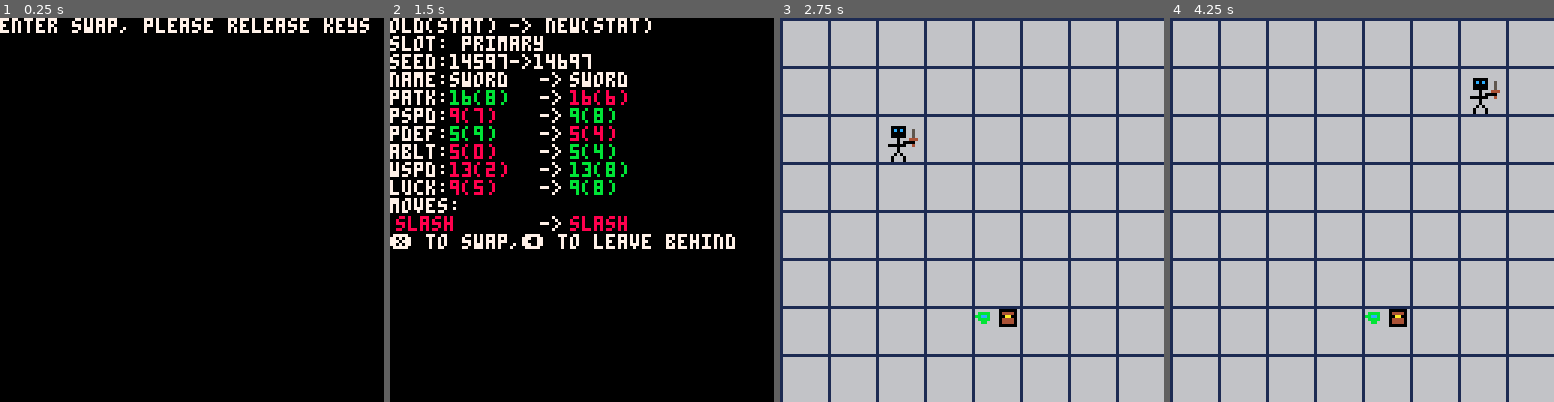
Above: before the commit, frames 1-4 (left to right).
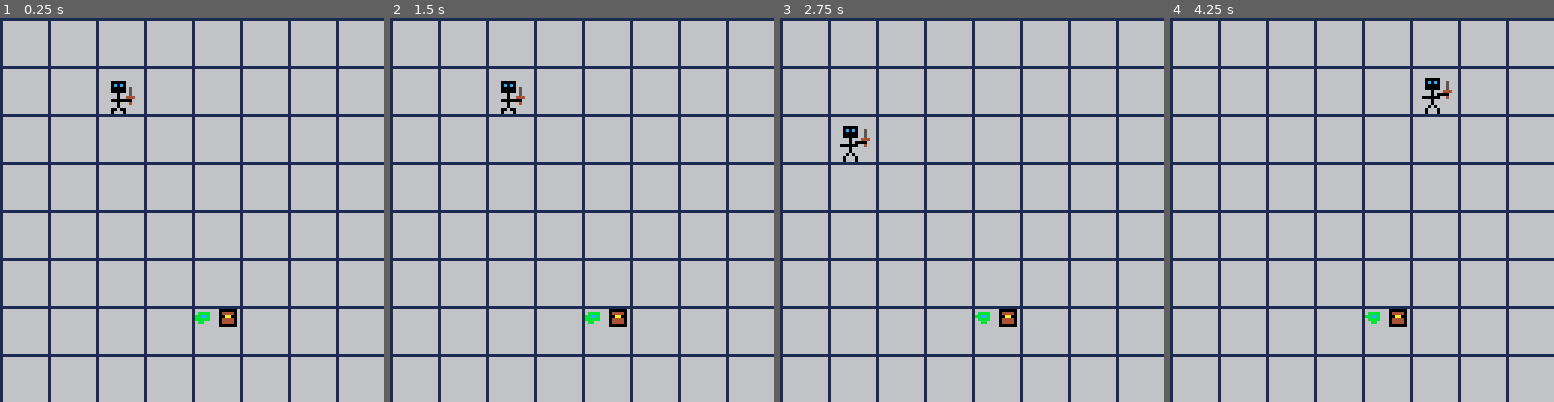
Above: after the commit, the same moments.

Repository: ash2q/into_madness
Game: PICO-8 cartridge into_madness.p8
Two runs of this game, one before a commit and one after it. Both use one fixed random seed, a clock stepped at 60 frames per second and the inputs below.
Inputs:
- Up to frame 1 (0.25 s): no input
- Up to frame 2 (1.5 s): tap O (Z key) at 0.33, 0.7, 1.43 s; tap X (X key) at 1.07 s
- Up to frame 3 (2.75 s): hold Left 1.97-2.37 s; tap X (X key) at 2.07, 2.4, 2.73 s; tap O (Z key) at 2.22 s; hold Down from 2.42 s (still down)
- Up to frame 4 (4.25 s): release Down at 2.82 s; hold Right 2.87-3.53 s; tap X (X key) every 0.33 s from 3.07 to 4.07 s; tap O (Z key) at 3.1, 3.98 s; hold Up 3.58-4.08 s; hold Right from 4.13 s (still down)

The runs differ from the first frame. In frame 1, 100% of the frame differs, in the area x 0-100%, y 0-100%; in frame 2, 100%; in frame 3, 0.6%; in frame 4, 0.6%.

Commit message:
implement dial HUD

Diff:
--- a/into_madness.p8
+++ b/into_madness.p8
@@ -81,10 +81,10 @@
 	local sword=gen_sword(20)
 	equip(p1,sword)
 	rebuild_player(p1)
-	sword=gen_sword(20)
+	--sword=gen_sword(20)
 	r=gen_sword(40)
 	tb_spawn_gear(r,4,6)
-	trigger_swap(sword)
+	--trigger_swap(sword)
 end
 
 
@@ -560,7 +560,8 @@
 	--mapped to 🅾️ in act mode
 	z_action={},
 	atk_mode=true,
-	idle=20
+	idle=20,
+	acts={}
 }
 
 int_warrior={
@@ -891,7 +892,9 @@
 	end
 	draw_swings()
 	sanity_distortion()
-
+	if dial_display then
+		draw_dial()
+	end
 
 	c_clean_enemies()
 	if #c_entities==1 then
@@ -954,9 +957,16 @@
 	if btn(3) then
 		yvel=p1.speed
 	end
-	if btnp(4) then
+	if btn(4) then
 		--menu (actions)
-
+		dial_display=true
+		if btn(⬅️) then
+		elseif btn(➡️) then
+		elseif btn(⬆️) then
+		elseif btn(⬇️) then
+		end
+	else
+		dial_display=false
 	end
 	if btnp(5) then
 		--primary
@@ -1256,6 +1266,63 @@
 		col)
 end
 
+function draw_dial()
+	local c=anim_c%3
+	--up
+	local a=p1.acts[1]
+	local t="[empty]"
+	if a!=nil then
+		t=p1.acts[1].name
+	end
+	local x=40
+	local y=25
+	rectfill(x,y,x+40,y+8,0)
+	if c==0 then
+		spr(40,x+20,y+12)
+	end
+	print(t,x+1,y+2,7)
+	--left
+	a=p1.acts[1]
+	t="[empty]"
+	if a!=nil then
+		t=p1.acts[1].name
+	end
+	x=8
+ y=44
+	rectfill(x,y,x+40,y+8,0)
+	if c==0 then
+		spr(41,x+43,y+1)
+	end
+	print(t,x+1,y+2,7)
+	--down
+	a=p1.acts[1]
+	t="[empty]"
+	if a!=nil then
+		t=p1.acts[1].name
+	end
+	x=40
+	y=65
+	rectfill(x,y,x+40,y+8,0)
+	if c==0 then
+		spr(40,x+20,y-12,1.0,1.0,
+			false,true)
+	end
+	print(t,x+1,y+2,7)
+	--right
+	a=p1.acts[1]
+	t="[empty]"
+	if a!=nil then
+		t=p1.acts[1].name
+	end
+	x=80
+ y=44
+	rectfill(x,y,x+40,y+8,0)
+	if c==0 then
+		spr(41,x-12,y+1,1.0,1.0,true)
+	end
+	print(t,x+1,y+2,7)
+
+end
 
 function draw_parry_hud()
 
@@ -1944,14 +2011,14 @@
 777cc777777cc17777711c779777777779a9977777777777000aa000000cc100000665000000000077c77777771c77777771c7777c77777c1111cc0055556600
 77cc777777cc17777711c7779777777779977777999999970000000000cc100000665000000000007777777777777777777777777c777ccc0000100000005000
 7cc777777cc17777711c7777977777777777777777777777000000000cc10000066500000000000077777777777777777777777777ccc7770000000000000000
-70777707777777777777777770707777557777550000600077777777775777770000000000000000000000000000000000000000000000000000000000000000
-70700707777777777070777705755757577777570006660070000007777577770000000000000000000000000000000000000000000000000000000000000000
-70700707770777777777757777577777777777770006460070444407577577770000000000000000000000000000000000000000000000000000000000000000
-770000777755577775777557557777575777777700004000700aa007755557770000000000000000000000000000000000000000000000000000000000000000
-77077077775557777577757755777775577777750000400070444407777757770000000000000000000000000000000000000000000000000000000000000000
-77077077777570777557570755777757777777750000400070444407777755570000000000000000000000000000000000000000000000000000000000000000
-77700777777777777775707775757550577577550000400070000007777775750000000000000000000000000000000000000000000000000000000000000000
-77700777777777777777777777757707575775570000400077777777777777550000000000000000000000000000000000000000000000000000000000000000
+70777707777777777777777770707777557777550000600077777777775777777777777777770777000000000000000000000000000000000000000000000000
+70700707777777777070777705755757577777570006660070000007777577777770777777700777000000000000000000000000000000000000000000000000
+70700707770777777777757777577777777777770006460070444407577577777700077777000777000000000000000000000000000000000000000000000000
+770000777755577775777557557777575777777700004000700aa007755557777000007770000777000000000000000000000000000000000000000000000000
+77077077775557777577757755777775577777750000400070444407777757770000000777000777000000000000000000000000000000000000000000000000
+77077077777570777557570755777757777777750000400070444407777755577777777777700777000000000000000000000000000000000000000000000000
+77700777777777777775707775757550577577550000400070000007777775757777777777770777000000000000000000000000000000000000000000000000
+77700777777777777777777777757707575775570000400077777777777777557777777777777777000000000000000000000000000000000000000000000000
 ccccccccbbbbbbbbaaaaaaaa88188888000700000000000000000000000000000000000000000000000000000000000000000000000000000000000000000000
 ccccccccbbbbbbbbaaaaaaaa88881888007700700000000000000000000000000000000000000000000000000000000000000000000000000000000000000000
 c00cc00cb00bb00ba09aa90a80888808070700000000000000000000000000000000000000000000000000000000000000000000000000000000000000000000
